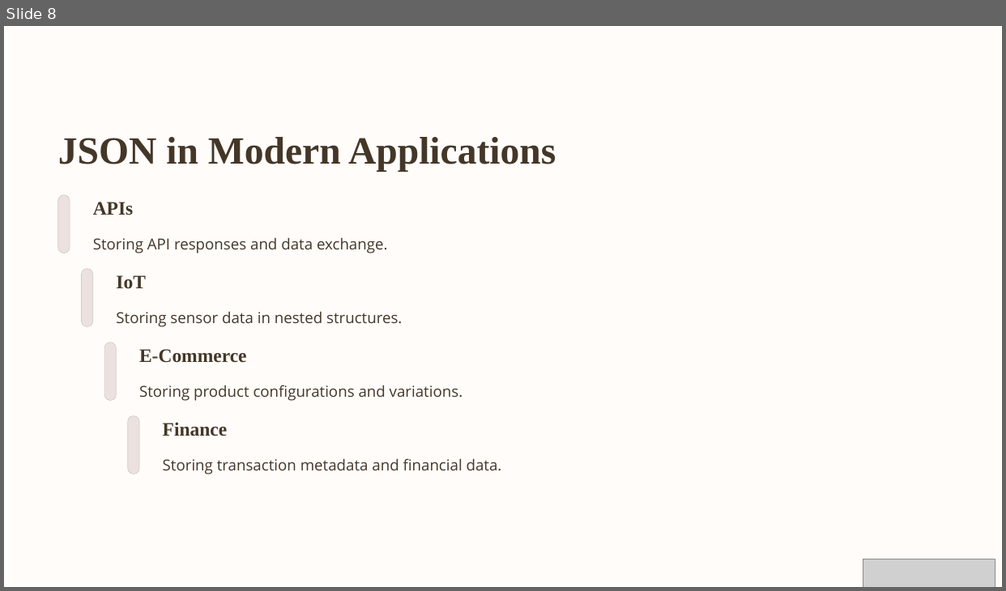
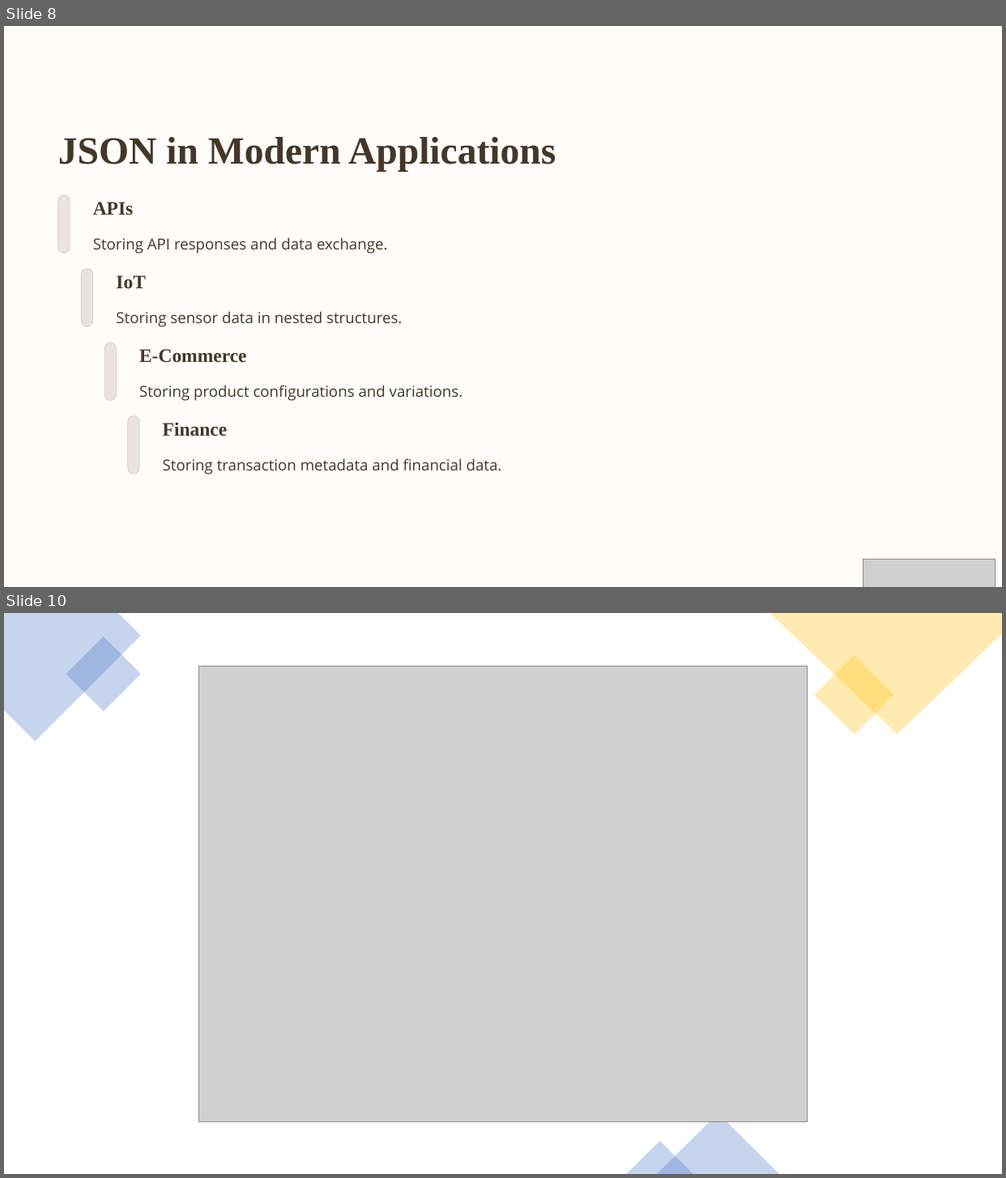
Before and after one commit to parth20-10/Assignments, a slide deck: Assignment8/Semi-Structured-Data-Using-JSON-in-PostgreSQL.pptx. Shown one above the other, each under a label of ours: slide 8 before the commit, slides 8 and 10 after it; the slides between them are not shown. The pictures are 1006x591 and 1006x1178 pixels, drawn with LibreOffice and Linux fonts; fonts in the diff are those of the drawing; grey boxes stand for pictures; background and template pictures are left out. Boxes give left, top, right and bottom in pixels: in the first picture for what was removed or moved away, otherwise in the second. Text is boxed around its words. In the diff, an @@ line names an element or a change of style, - is before the commit and + after.

```diff
--- a/Assignment8/Semi-Structured-Data-Using-JSON-in-PostgreSQL.pptx
+++ b/Assignment8/Semi-Structured-Data-Using-JSON-in-PostgreSQL.pptx
@@ slide 10 added at (4, 613, 1002, 1174), background #FFFFFF @@
@@ rectangle added at (4, 613, 1002, 1174), fill #FFFFFF @@
@@ freeform shape added at (4, 613, 141, 742), fill #4472C4 at 30% opacity @@
@@ rectangle added at (66, 636, 141, 711), fill #4472C4 at 30% opacity @@
@@ freeform shape added at (770, 613, 1002, 734), fill #FFC000 at 30% opacity @@
@@ rectangle added at (815, 655, 894, 735), fill #FFC000 at 30% opacity @@
@@ picture added at (199, 666, 808, 1122) @@
@@ triangle added at (657, 1114, 779, 1174), fill #4472C4 at 30% opacity @@
@@ triangle added at (626, 1141, 693, 1174), fill #4472C4 at 30% opacity @@
```
Also in this commit, not shown: 3 slides changed, 5 other files.
